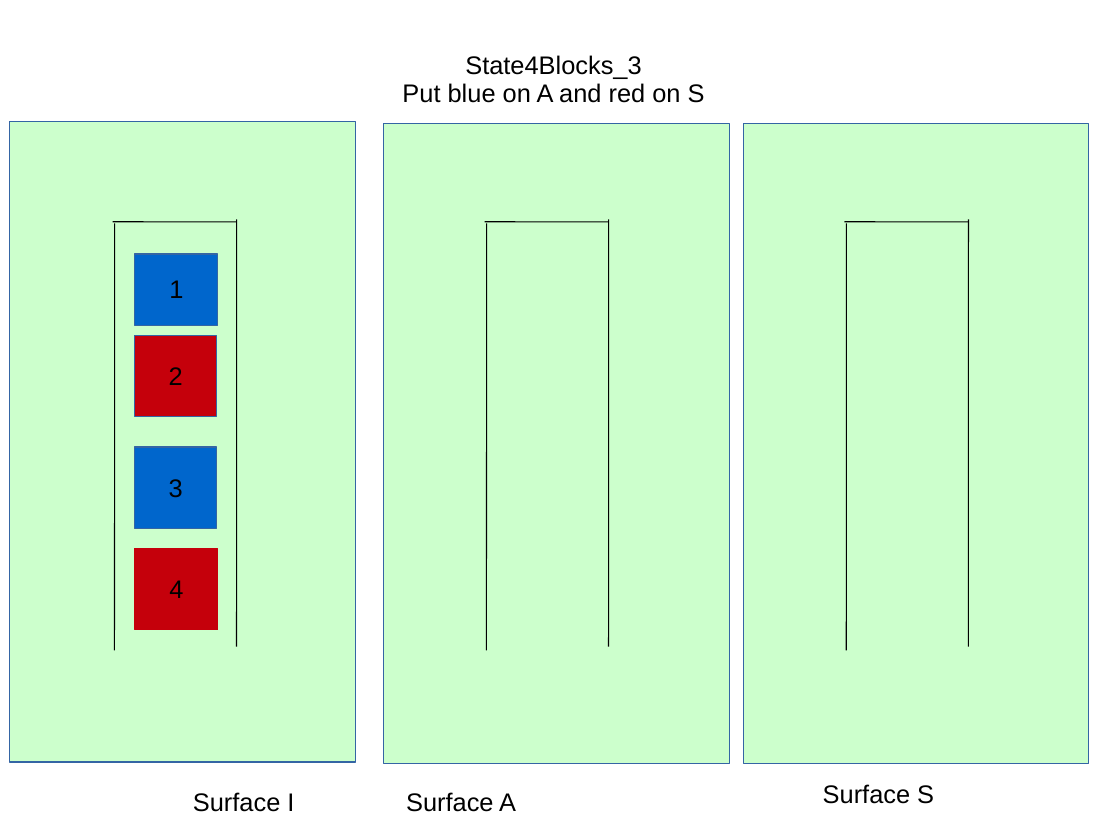
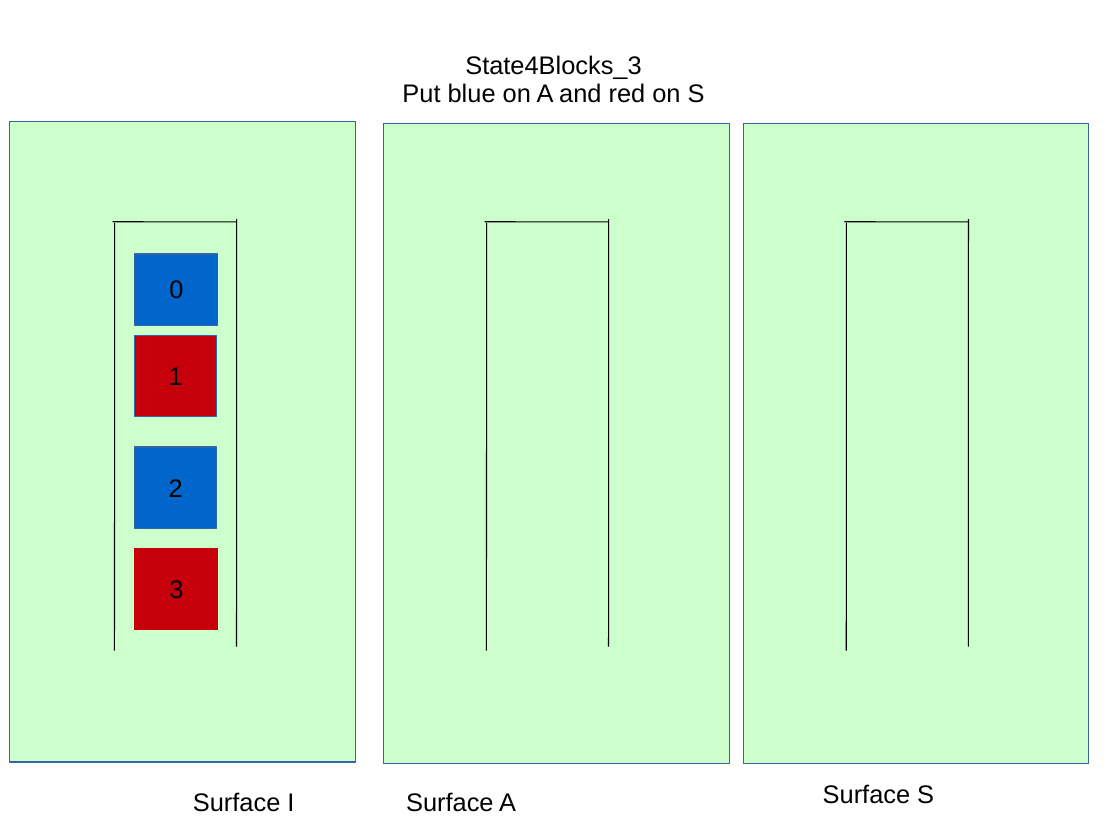
Before and after one commit to bhomberg/6834-task-motion-planner, a slide deck: slide 7 of states/statesDrawings.ppt. Drawn at 1120x840 pixels with LibreOffice and Linux fonts; fonts in the diff are those of the drawing. Boxes give left, top, right and bottom in pixels: in the first picture for what was removed or moved away, otherwise in the second. Text is boxed around its words. In the diff, an @@ line names an element or a change of style, - is before the commit and + after.

```diff
--- a/states/statesDrawings.ppt
+++ b/states/statesDrawings.ppt
@@ rectangle added at <box>135,254,219,325</box>, fill #0066CC, outline #3465A4 0.74 pt, 18 pt, text #000000 @@
+0
@@ rectangle "1": place and size @@
-rectangle "1" at <box>135,254,219,325</box>
+rectangle "1" at <box>135,335,216,417</box>
@@ rectangle "1" at <box>135,335,216,417</box>: fill #0066CC to #C5000B @@
@@ rectangle "2": place and size @@
-rectangle "2" at <box>135,335,216,417</box>
+rectangle "2" at <box>135,447,216,528</box>
@@ rectangle "2" at <box>135,447,216,528</box>: fill #C5000B to #0066CC @@
@@ rectangle "3": place and size @@
-rectangle "3" at <box>135,447,216,528</box>
+rectangle "3" at <box>135,549,219,630</box>
@@ rectangle "3" at <box>135,549,219,630</box>: fill #0066CC to #C5000B; outline #3465A4 0.74 pt to #C5000B 0.74 pt @@
@@ rectangle removed at <box>135,549,219,630</box> @@
-4
```
Also in this commit, not shown: 7 other slides changed, 10 other files.
